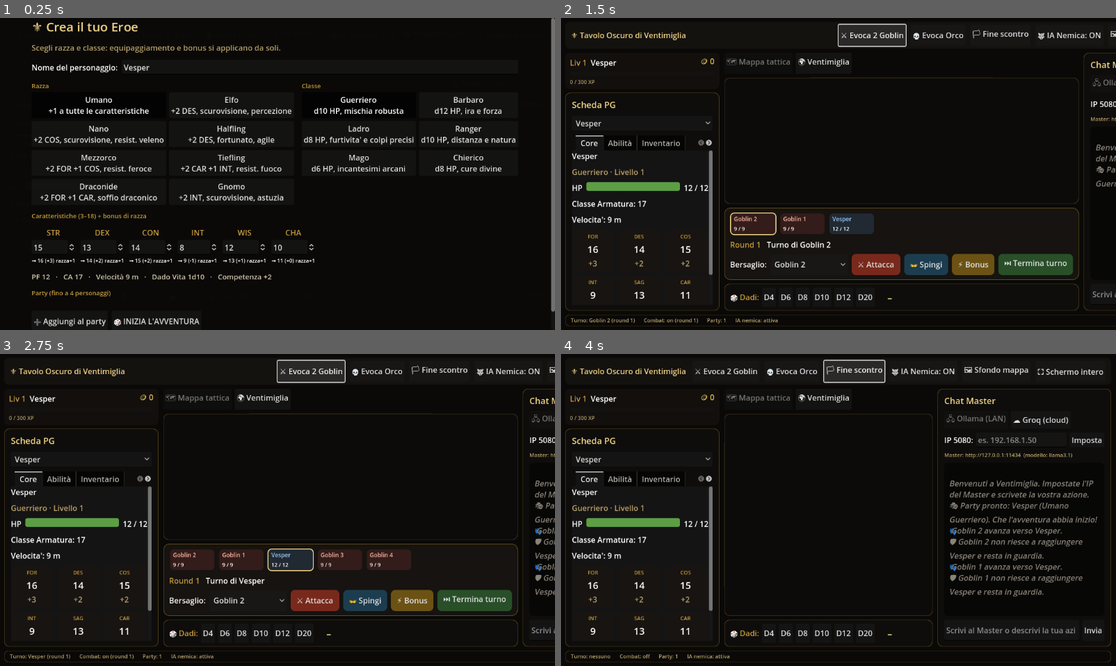
Above: before the commit, frames 1-4 (two rows, left to right).
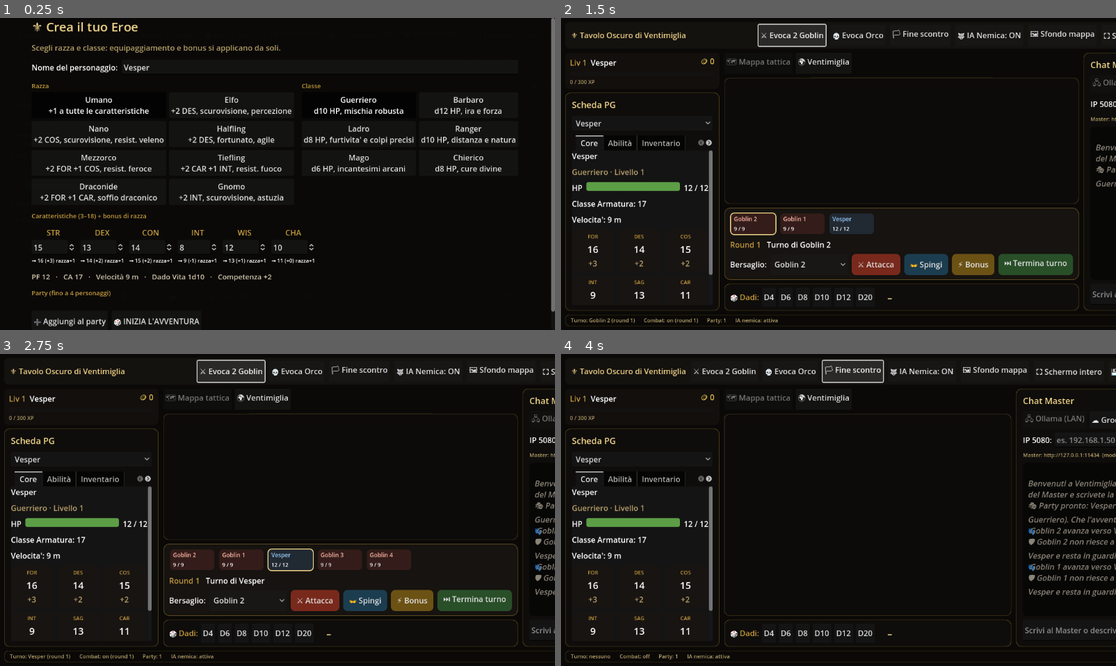
Above: after the commit, the same moments.

Repository: fanaragabriele2-coder/vtt-ventimiglia
Game: Godot game, scene res://main.tscn
Same seed, same stepped clock (60 frames per second), same inputs: the game is played once before the commit and once after it.
Inputs:
- Up to frame 1 (0.25 s): no input
- Up to frame 2 (1.5 s): click "🎲 INIZIA L'AVVENTURA" at 0.5 s; click "⚔ Evoca 2 Goblin" at 1.25 s
- Up to frame 3 (2.75 s): click "⚔ Evoca 2 Goblin" at 2 s
- Up to frame 4 (4 s): click "💀 Evoca Orco" at 2.75 s; click "🏳 Fine scontro" at 3.5 s

The runs differ from the first frame. In frame 2, 1.8% of the frame differs, in the area x 35-100%, y 1-10%; in frame 3, 1.8%; in frame 4, 5.6%, in the area x 23-100%, y 1-99%.

Commit message:
Godot: salvataggio/caricamento partita + righello di misurazione (stile FoundryVTT)
Le due funzionalità scelte come priorità dopo la richiesta "tutto quello che ci deve essere in
un VTT stile FoundryVTT": senza persistenza, chiudere il gioco perdeva TUTTO (party, inventario,
XP, posizione) — probabilmente il gap più importante rispetto a un VTT professionale.

- SaveManager (nuovo autoload, 16°): salva/carica su user://saves/<slot>.json (locale, un file
  leggibile). Orchestra CharacterManager.serialize_party/hydrate_party, i nuovi
  InventoryManager/ProgressionManager.get_save_state/hydrate_save_state, e la posizione overworld
  da GameState. Ordine di ripristino deliberato: Progression → Inventory → Character, cosi' quando
  hydrate_party emette party_changed la UI (barra XP, scheda PG) trova gia' i dati giusti.
  Non salva uno scontro in corso (posizioni/nemici/condizioni sono transitori per design).
- Pulsanti "💾 Salva"/"📂 Carica" in toolbar; "📂 Carica partita salvata" nella schermata di
  creazione personaggio (salta la creazione, riparte da dove eri rimasto).
- OverworldMap ascolta GameState.party_location_changed per riallinearsi quando la posizione
  cambia da fuori (un caricamento), senza ripubblicare.
- Fix di correttezza scoperto lavorandoci: le chiavi intere di InventoryManager._spell_slots
  (1,2,3...) tornano come stringhe dopo un giro per JSON.stringify/parse_string — hydrate_full_state
  ora le normalizza sempre con int(), altrimenti _spell_slots.has(level) fallisce silenziosamente
  dopo un caricamento (bug che sarebbe scattato SOLO al primo salvataggio con incantatori).
- TacticalMap: righello di misurazione — tasto destro tenuto premuto e trascina, distanza live in
  celle/metri (Chebyshev, coerente con CombatManager.cell_distance e la scala 1 cella = 1,5 m gia'
  usata altrove); il rilascio lo cancella.

Verificato con gdtoolkit su tutti i 28 script (0 errori), 9 JSON validi, nessun segreto, nessun
riferimento orfano incrociato nel codice.

Co-Authored-By: Claude Sonnet 5 <noreply@anthropic.com>
Claude-Session: https://claude.ai/code/session_01EitiiDafKKu7YfdrUthcuc

Diff:
--- a/godot/project.godot
+++ b/godot/project.godot
@@ -31,6 +31,7 @@
 EncounterBalancer="*res://scripts/combat/encounter_balancer.gd"
 ActionMenuManager="*res://scripts/combat/action_menu_manager.gd"
 AIBridge="*res://scripts/network/ai_bridge.gd"
+SaveManager="*res://scripts/autoload/save_manager.gd"
 
 [rendering]
 
--- a/godot/scripts/autoload/inventory_manager.gd
+++ b/godot/scripts/autoload/inventory_manager.gd
@@ -407,7 +407,12 @@
 	for e: Variant in state.get("inventory", []):
 		if e is Dictionary:
 			_inventory.append((e as Dictionary).duplicate(true))
-	_spell_slots = (state.get("spellSlots", _spell_slots) as Dictionary).duplicate(true)
+	# Le chiavi di livello DEVONO restare int: se questo stato e' passato da un file di salvataggio
+	# (JSON), le chiavi tornano come String ("1", "2"...) — normalizza sempre con int(), altrimenti
+	# _spell_slots.has(level) con level int fallisce silenziosamente dopo un caricamento.
+	_spell_slots.clear()
+	for level_key: Variant in (state.get("spellSlots", {}) as Dictionary).keys():
+		_spell_slots[int(level_key)] = ((state["spellSlots"] as Dictionary)[level_key] as Dictionary).duplicate(true)
 	_spellbook.clear()
 	for s: Variant in state.get("spellbook", []):
 		if s is Dictionary:
@@ -460,3 +465,22 @@
 	_snapshots.clear()
 	_pending_kits.clear()
 	_current_owner_id = ""
+
+
+# --- Salvataggio partita (SaveManager): serve TUTTO, non solo l'inventario "vivo" del PG attivo,
+# altrimenti al caricamento si perderebbe lo zaino di chi non era attivo nell'istante del salvataggio. ---
+
+func get_save_state() -> Dictionary:
+	return {
+		"currentOwnerId": _current_owner_id,
+		"liveState": get_full_state(),
+		"snapshots": _snapshots.duplicate(true),
+		"pendingKits": _pending_kits.duplicate(true),
+	}
+
+
+func hydrate_save_state(state: Dictionary) -> void:
+	_snapshots = (state.get("snapshots", {}) as Dictionary).duplicate(true)
+	_pending_kits = (state.get("pendingKits", {}) as Dictionary).duplicate(true)
+	_current_owner_id = String(state.get("currentOwnerId", ""))
+	hydrate_full_state(state.get("liveState", {}))
--- a/godot/scripts/autoload/progression_manager.gd
+++ b/godot/scripts/autoload/progression_manager.gd
@@ -211,3 +211,16 @@
 	var loot: Dictionary = _loot_for_enemy(combatant)
 	if not loot["items"].is_empty() or int(loot["gold"]) > 0:
 		loot_ready.emit(loot)
+
+
+# --- Salvataggio partita (SaveManager) ---
+
+## Tutta la progressione (xp/livello/oro) di ogni PG mai esistito nel party, non solo l'attivo.
+func get_save_state() -> Dictionary:
+	return _progression.duplicate(true)
+
+
+## Non emette segnali: chi chiama (SaveManager) lo fa PRIMA di CharacterManager.hydrate_party, cosi'
+## quando party_changed scatena il refresh della UI (barra XP...) i dati sono gia' quelli giusti.
+func hydrate_save_state(state: Dictionary) -> void:
+	_progression = state.duplicate(true)
--- /dev/null
+++ b/godot/scripts/autoload/save_manager.gd
@@ -0,0 +1,96 @@
+extends Node
+## SaveManager (Autoload singleton) — salvataggio/caricamento partita.
+##
+## Gap che il monolite JS non aveva risolto e che Godot non aveva affatto: senza questo, chiudere il
+## gioco perdeva TUTTO — party, inventario per-PG, progressione, posizione sull'overworld. Un solo
+## slot su disco per semplicita' (nessun networking coinvolto: e' un salvataggio locale in
+## user://saves/), in JSON leggibile per debug.
+##
+## NON salva lo stato di un combattimento in corso (posizioni sulla griglia, nemici attivi,
+## condizioni/superfici/elevazione dipinte): sono transitori per design. Caricare una partita mentre
+## si e' in combattimento interrompe lo scontro, esattamente come uscire e rientrare in molti giochi.
+##
+## Registrazione: Project Settings > Autoload -> "SaveManager" (per ultimo, dopo AIBridge: orchestra
+## gli altri manager ma non e' letto da nessuno al loro _ready()).
+
+signal game_saved(slot_name: String)
+signal game_loaded(slot_name: String)
+signal load_failed(message: String)
+
+const SAVE_DIR: String = "user://saves"
+const DEFAULT_SLOT: String = "partita"
+
+
+func _ready() -> void:
+	DirAccess.make_dir_recursive_absolute(SAVE_DIR)
+
+
+func _slot_path(slot_name: String) -> String:
+	return "%s/%s.json" % [SAVE_DIR, slot_name]
+
+
+func has_save(slot_name: String = DEFAULT_SLOT) -> bool:
+	return FileAccess.file_exists(_slot_path(slot_name))
+
+
+## Elenca gli slot di salvataggio presenti su disco (nomi senza estensione), in ordine alfabetico.
+func list_slots() -> Array[String]:
+	var out: Array[String] = []
+	var dir: DirAccess = DirAccess.open(SAVE_DIR)
+	if dir == null:
+		return out
+	dir.list_dir_begin()
+	var file_name: String = dir.get_next()
+	while file_name != "":
+		if file_name.ends_with(".json"):
+			out.append(file_name.get_basename())
+		file_name = dir.get_next()
+	dir.list_dir_end()
+	out.sort()
+	return out
+
+
+func save_game(slot_name: String = DEFAULT_SLOT) -> bool:
+	var state: Dictionary = {
+		"savedAt": Time.get_datetime_string_from_system(),
+		"character": CharacterManager.serialize_party(),
+		"inventory": InventoryManager.get_save_state(),
+		"progression": ProgressionManager.get_save_state(),
+		"partyLocation": GameState.get_party_location(),
+	}
+	var f: FileAccess = FileAccess.open(_slot_path(slot_name), FileAccess.WRITE)
+	if f == null:
+		GameState.announce("⚠ Salvataggio fallito: impossibile scrivere su disco.")
+		return false
+	f.store_string(JSON.stringify(state))
+	f.close()
+	GameState.announce("💾 Partita salvata (" + slot_name + ").")
+	game_saved.emit(slot_name)
+	return true
+
+
+func load_game(slot_name: String = DEFAULT_SLOT) -> bool:
+	var path: String = _slot_path(slot_name)
+	if not FileAccess.file_exists(path):
+		load_failed.emit("Nessun salvataggio trovato (" + slot_name + ").")
+		return false
+	var parsed: Variant = JSON.parse_string(FileAccess.get_file_as_string(path))
+	if not (parsed is Dictionary):
+		load_failed.emit("Il file di salvataggio e' danneggiato o illeggibile.")
+		return false
+	var state: Dictionary = parsed
+	if CombatManager.is_active():
+		CombatManager.end_combat()
+	# Ordine importante: la progressione e l'inventario vanno ripristinati PRIMA di
+	# CharacterManager.hydrate_party, perche' e' quello a emettere party_changed/character_changed
+	# — i pannelli UI che reagiscono a quei signal (barra XP, scheda PG) devono gia' trovare i dati
+	# corretti quando si ridisegnano, non i valori di default di una sessione nuova.
+	ProgressionManager.hydrate_save_state(state.get("progression", {}))
+	InventoryManager.hydrate_save_state(state.get("inventory", {}))
+	CharacterManager.hydrate_party(state.get("character", {}))
+	var location: Variant = state.get("partyLocation")
+	if location is Dictionary and location.has("name"):
+		GameState.set_party_location(location)
+	GameState.announce("📂 Partita caricata (" + slot_name + ").")
+	game_loaded.emit(slot_name)
+	return true
--- a/godot/scripts/ui/character_creation_screen.gd
+++ b/godot/scripts/ui/character_creation_screen.gd
@@ -71,6 +71,13 @@
 	sub.text = "Scegli razza e classe: equipaggiamento e bonus si applicano da soli."
 	sub.add_theme_color_override("font_color", Color(0.72, 0.63, 0.42))
 	root.add_child(sub)
+
+	if SaveManager.has_save():
+		var load_btn := Button.new()
+		load_btn.text = "📂 Carica partita salvata"
+		load_btn.custom_minimum_size = Vector2(0, 40)
+		load_btn.pressed.connect(_on_load_saved_game)
+		root.add_child(load_btn)
 
 	var name_row := HBoxContainer.new()
 	name_row.add_theme_constant_override("separation", 8)
@@ -290,6 +297,14 @@
 	_refresh_party_list()
 
 
+## Salta del tutto la creazione: ripristina il party/inventario/progressione salvati e riparte da li'.
+func _on_load_saved_game() -> void:
+	if SaveManager.load_game():
+		adventure_started.emit()
+	else:
+		_message_label.text = "Impossibile caricare il salvataggio."
+
+
 func _on_start_adventure() -> void:
 	var list: Array[Dictionary] = _party_builds.duplicate()
 	if list.is_empty():
--- a/godot/scripts/ui/overworld_map.gd
+++ b/godot/scripts/ui/overworld_map.gd
@@ -75,6 +75,9 @@
 	resized.connect(queue_redraw)
 	_build_walk_controls()
 	set_process(false)
+	# Un caricamento partita (SaveManager) o un futuro comando "moveTo" del Master aggiornano
+	# GameState direttamente: qui ci si limita a riflettere la posizione, non a ripubblicarla.
+	GameState.party_location_changed.connect(_on_party_location_changed)
 
 
 func _load_pois() -> void:
@@ -314,6 +317,22 @@
 	queue_redraw()
 
 
+## GameState.party_location_changed e' cambiato da FUORI (caricamento partita, comando esterno): si
+## riallinea la posizione visibile senza ripubblicare (eviterebbe un loop, anche se innocuo).
+func _on_party_location_changed(location: Dictionary) -> void:
+	var poi_name: String = String(location.get("name", ""))
+	if poi_name.is_empty():
+		return
+	var idx: int = _index_of(poi_name)
+	if idx == _current_index:
+		return
+	_current_index = idx
+	_last_zone_index = idx
+	if _walk_mode and not _pois.is_empty():
+		_party_pixel_pos = _latlng_to_pixel(float(_pois[idx]["lat"]), float(_pois[idx]["lng"]))
+	queue_redraw()
+
+
 func _publish_location() -> void:
 	if _pois.is_empty():
 		return
--- a/godot/scripts/ui/tactical_map.gd
+++ b/godot/scripts/ui/tactical_map.gd
@@ -18,6 +18,7 @@
 const FOG_REVEAL_RADIUS: int = 4       # celle rivelate attorno a ogni PG (Chebyshev)
 const PARTY_ANCHOR: Vector2i = Vector2i(6, 9)
 const ENEMY_ANCHOR: Vector2i = Vector2i(19, 9)
+const METERS_PER_CELL: float = 1.5     # scala del gioco (coerente con PORTATA_MOVIMENTO in EnemyAI)
 
 # Colori (palette scura del monolite).
 const COL_GRID: Color = Color(0.78, 0.61, 0.24, 0.12)
@@ -42,6 +43,12 @@
 # NULLA da internet qui dentro (niente scraping di Pinterest: e' vietato dai loro termini d'uso e
 # comunque fragile) — l'utente sceglie un file gia' salvato sul proprio computer.
 var _background_texture: Texture2D = null
+
+# Righello di misurazione (stile Foundry): tasto destro premuto + trascina, la distanza (celle e
+# metri, Chebyshev come il resto del combattimento) si vede live; il rilascio lo cancella.
+var _ruler_active: bool = false
+var _ruler_start: Vector2 = Vector2.ZERO
+var _ruler_end: Vector2 = Vector2.ZERO
 
 var _cell_size: float = 32.0
 var _origin: Vector2 = Vector2.ZERO
@@ -135,6 +142,30 @@
 			if not _revealed.has("%d,%d" % [x, y]):
 				var rect := Rect2(_origin + Vector2(x * _cell_size, y * _cell_size), Vector2(_cell_size, _cell_size))
 				draw_rect(rect, COL_FOG, true)
+
+	# 6) Righello di misurazione: sempre sopra a tutto il resto, come un HUD.
+	if _ruler_active:
+		_draw_ruler()
+
+
+## Tasto destro tenuto premuto + trascina: mostra distanza in celle/metri (Chebyshev, come il resto
+## del combattimento — porting "in stile Foundry" del righello di misurazione, non presente nel
+## monolite ne' finora in Godot).
+func _draw_ruler() -> void:
+	draw_line(_ruler_start, _ruler_end, Color(0.94, 0.83, 0.53, 0.9), 2.0)
+	draw_circle(_ruler_start, 4.0, Color(0.94, 0.83, 0.53))
+	draw_circle(_ruler_end, 4.0, Color(0.94, 0.83, 0.53))
+	var start_cell: Vector2i = _pixel_to_cell(_ruler_start)
+	var end_cell: Vector2i = _pixel_to_cell(_ruler_end)
+	var cells: int = maxi(absi(end_cell.x - start_cell.x), absi(end_cell.y - start_cell.y))
+	var meters: float = cells * METERS_PER_CELL
+	var label: String = "%d celle · %.1f m" % [cells, meters]
+	var font: Font = ThemeDB.fallback_font
+	var fsize: int = 14
+	var text_w: float = font.get_string_size(label, HORIZONTAL_ALIGNMENT_LEFT, -1, fsize).x
+	var mid: Vector2 = (_ruler_start + _ruler_end) * 0.5
+	draw_rect(Rect2(mid + Vector2(-text_w * 0.5 - 6, -fsize - 6), Vector2(text_w + 12, fsize + 10)), Color(0, 0, 0, 0.65), true)
+	draw_string(font, mid + Vector2(-text_w * 0.5, -8), label, HORIZONTAL_ALIGNMENT_LEFT, text_w + 4, fsize, Color(0.94, 0.83, 0.53))
 
 
 func _draw_elevation() -> void:
@@ -206,11 +237,31 @@
 	queue_redraw()
 
 
-# --- Input: seleziona / muovi (click-to-move BG3) ---
+# --- Input: seleziona / muovi (click-to-move BG3) + righello (tasto destro trascinato) ---
 
 func _gui_input(event: InputEvent) -> void:
+	var mm := event as InputEventMouseMotion
+	if mm != null:
+		if _ruler_active:
+			_ruler_end = mm.position
+			queue_redraw()
+		return
+
 	var mb := event as InputEventMouseButton
-	if mb == null or not mb.pressed or mb.button_index != MOUSE_BUTTON_LEFT:
+	if mb == null:
+		return
+
+	if mb.button_index == MOUSE_BUTTON_RIGHT:
+		if mb.pressed:
+			_ruler_active = true
+			_ruler_start = mb.position
+			_ruler_end = mb.position
+		else:
+			_ruler_active = false
+		queue_redraw()
+		return
+
+	if not mb.pressed or mb.button_index != MOUSE_BUTTON_LEFT:
 		return
 	_recompute_geometry()
 	var cell: Vector2i = _pixel_to_cell(mb.position)
--- a/godot/scripts/ui/vtt_main.gd
+++ b/godot/scripts/ui/vtt_main.gd
@@ -139,7 +139,17 @@
 	row.add_child(_ai_toggle_btn)
 	row.add_child(_toolbar_button("🖼 Sfondo mappa", _choose_map_background))
 	row.add_child(_toolbar_button("⛶ Schermo intero", _toggle_fullscreen))
+	row.add_child(_toolbar_button("💾 Salva", _save_game))
+	row.add_child(_toolbar_button("📂 Carica", _load_game))
 	return panel
+
+
+func _save_game() -> void:
+	SaveManager.save_game()
+
+
+func _load_game() -> void:
+	SaveManager.load_game()
 
 
 ## Apre un selettore file per scegliere un'immagine locale (una mappa salvata da Pinterest, Google
